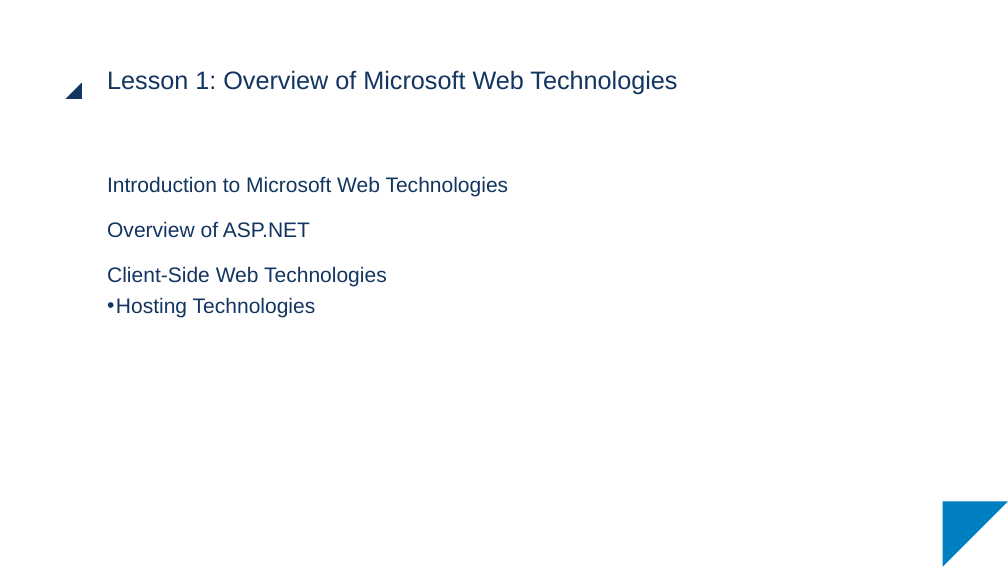
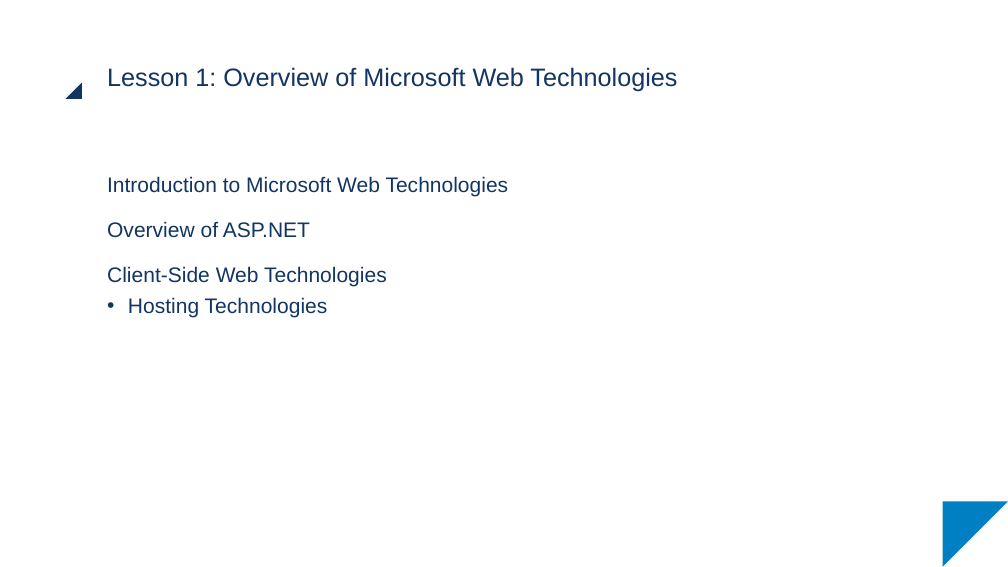
Before and after one commit to scolapicchioni/razorhybrid, a slide deck: slide 3 of Slides/Razor_01.pptx. Drawn at 1008x567 pixels with LibreOffice and Linux fonts; fonts in the diff are those of the drawing. Boxes give left, top, right and bottom in pixels: in the first picture for what was removed or moved away, otherwise in the second. Text is boxed around its words. In the diff, an @@ line names an element or a change of style, - is before the commit and + after.

```diff
--- a/Slides/Razor_01.pptx
+++ b/Slides/Razor_01.pptx
@@ title "Lesson 1: Overview of Microsoft ..." moved from (x1=107, y1=70, x2=677, y2=95) to (x1=107, y1=67, x2=677, y2=91) @@
@@ text "Introduction to Microsoft Web Technologies ..." at (x1=107, y1=176, x2=509, y2=317): indent changed @@
```
Also in this commit, not shown: 17 other slides changed, 39 other files.
